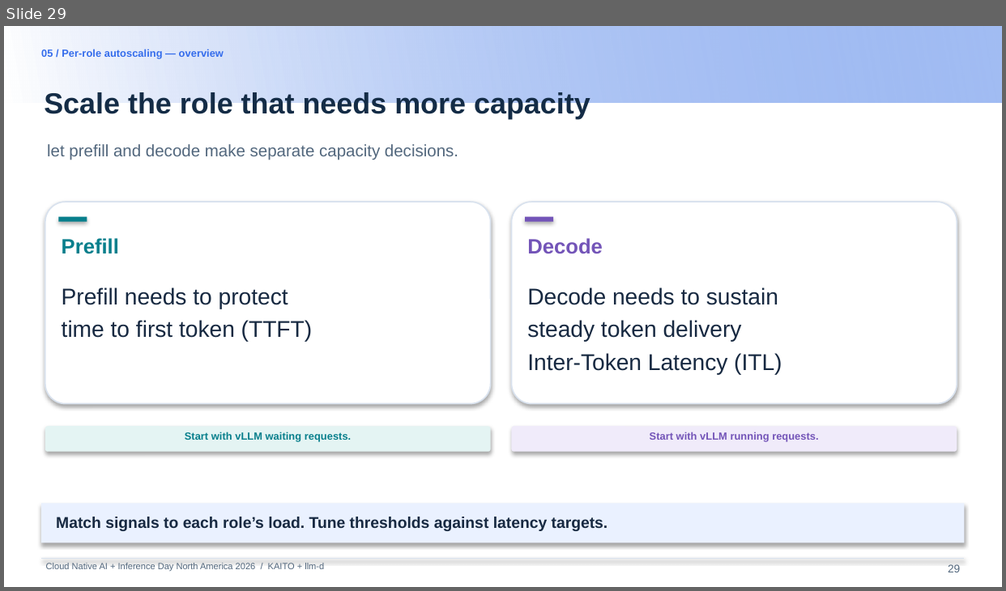
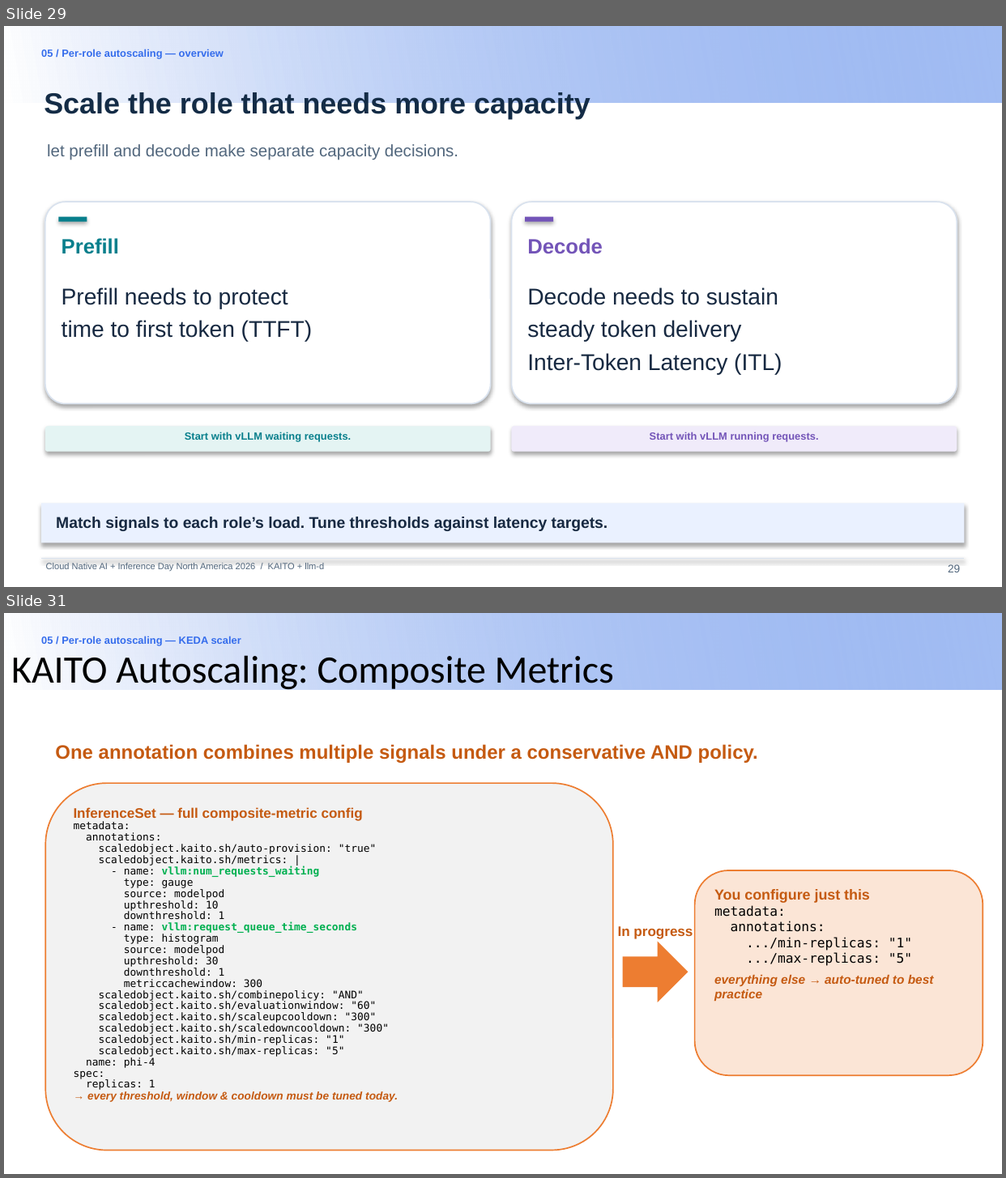
Before and after one commit to andyzhangx/demo, a slide deck: llm/pd-disaggregation/kubecon-na-2026-pd-disaggregation-kaito-llmd.pptx. Shown one above the other, each under a label of ours: slide 29 before the commit, slides 29 and 31 after it; the slides between them are not shown. The pictures are 1006x591 and 1006x1178 pixels, drawn with LibreOffice and Linux fonts; fonts in the diff are those of the drawing; background and template pictures are left out. Boxes give left, top, right and bottom in pixels: in the first picture for what was removed or moved away, otherwise in the second. Text is boxed around its words. In the diff, an @@ line names an element or a change of style, - is before the commit and + after.

```diff
--- a/llm/pd-disaggregation/kubecon-na-2026-pd-disaggregation-kaito-llmd.pptx
+++ b/llm/pd-disaggregation/kubecon-na-2026-pd-disaggregation-kaito-llmd.pptx
@@ slide 31 added at (4,613,1002,1174), background #FFFFFF; not listed: 1 template element that a slide beside it also shows @@
@@ text added at (41,636,241,646), 7.5 pt, text #346CEC, bold @@
+05 / Per-role autoscaling — KEDA scaler
@@ title added at (11,655,614,692), 28 pt, text #000000 @@
+KAITO Autoscaling: Composite Metrics
@@ text added at (55,744,758,763), 14 pt, text #C55A11, bold @@
+One annotation combines multiple signals under a conservative AND policy.
@@ rounded rectangle added at (46,784,614,1151), fill #F2F2F2, outline #ED7D31 1 pt, 7.5 pt, text #000000 @@
+InferenceSet — full composite-metric config
+metadata:
+annotations:
+scaledobject.kaito.sh/auto-provision: "true"
+scaledobject.kaito.sh/metrics: |
+- name: vllm:num_requests_waiting
+type: gauge
+source: modelpod
+upthreshold: 10
+downthreshold: 1
+- name: vllm:request_queue_time_seconds
+type: histogram
+source: modelpod
+upthreshold: 30
+downthreshold: 1
+metriccachewindow: 300
+scaledobject.kaito.sh/combinepolicy: "AND"
+scaledobject.kaito.sh/evaluationwindow: "60"
+scaledobject.kaito.sh/scaleupcooldown: "300"
+scaledobject.kaito.sh/scaledowncooldown: "300"
+scaledobject.kaito.sh/min-replicas: "1"
+scaledobject.kaito.sh/max-replicas: "5"
+name: phi-4
+spec:
+replicas: 1
+→ every threshold, window & cooldown must be tuned today.
@@ rounded rectangle added at (695,871,983,1076), fill #FBE5D6, outline #ED7D31 1 pt, 9.5 pt, text #000000 @@
+You configure just this
+metadata:
+annotations:
+.../min-replicas: "1"
+.../max-replicas: "5"
+everything else → auto-tuned to best practice
@@ text added at (618,926,692,939), 10 pt, text #C55A11, bold @@
+In progress
@@ right arrow added at (623,941,688,1002), fill #ED7D31 @@
```
Also in this commit, not shown: 17 slides changed, 2 other slides added, 1 slide removed.
